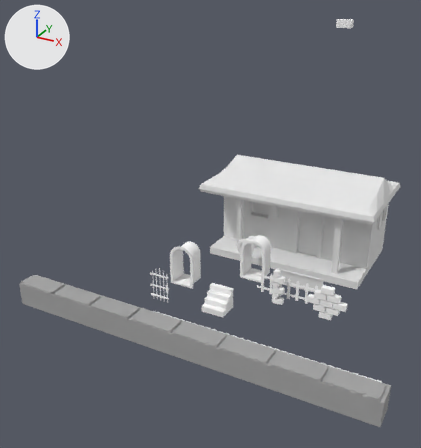
The Blender file assets/architecture.blend: old version first, new version second.
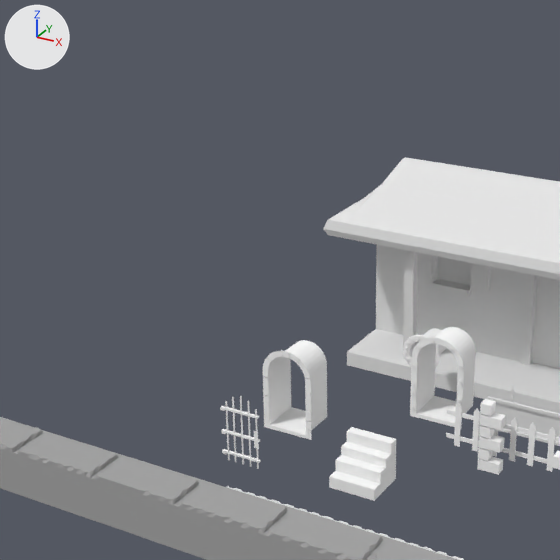
Old and new are each drawn whole from a 50 mm lens placed at (10.35, -21.83, 13.45), pointed at (-1.62, -0.06, 2.57) and again close up on the part from 11% to 74% of the width and 18% to 77% of the height. Arrows for +X, +Y and +Z are at upper left; the lights stay in place.

Names of what the first close-up shows: 'ArchMetal01', 'ArchStone01', 'CornerStone01', 'Gate01', 'Hut', 'PicketFence', 'Sign1', 'StairsStone', 'stoneTier'.
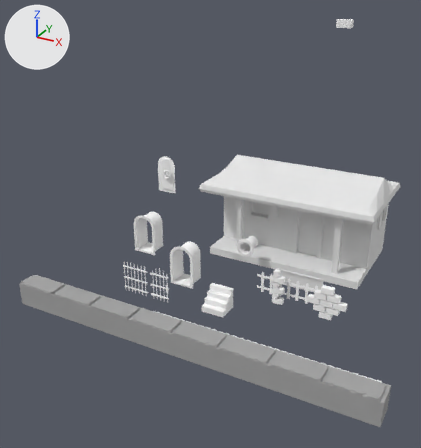
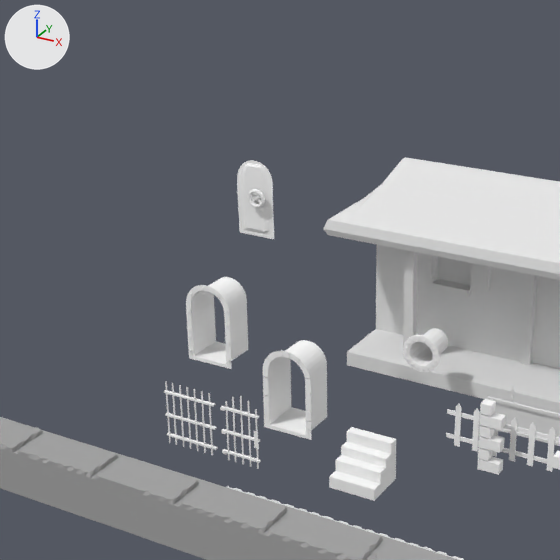
What differs and where, as boxes [x1, y1, x2, y2] in the close-ups (560 x 560 px):
'ArchMetal01', moved
    before: [410, 327, 476, 427]
    after: [186, 277, 248, 369]
'DoorMetal01', added
    after: [237, 160, 274, 239]
'Bars01', added
    after: [164, 381, 218, 455]
'Porthole1', unchanged, uncovered by the edit
    before: [403, 328, 446, 368]
    after: [403, 328, 448, 372]

Edits to the bpy script that builds the scene:
```text
Add mat_material_005:
    mat_material_005 = diffuse_material('Material.005')
    mat_material_005.base_color = (1.0, 1.0, 1.0)  # white #ffffff
Add me_cylinder_003:
    me_cylinder_003.from_pydata(...)  # 1569 vertices, 1540 faces; spans x -0.84..1.85, y -1.93..1.16, z 4.38..4.52
    me_cylinder_003.materials.append(mat_material_005)  # white #ffffff
Add me_cylinder_004:
    me_cylinder_004.from_pydata(...)  # 356 vertices, 336 faces; spans x 2.08..4.02, y -2.73..0.94, z 1.0..1.43
    me_cylinder_004.materials.append(mat_material_001)  # white #ffffff
Change ob_archmetal01:
    ob_archmetal01.location: (0.01, 1.7, 0.92) -> (-6.33, 1.7, 0.92)
Add ob_bars01:
    ob_bars01 = bpy.data.objects.new('Bars01', me_cylinder_003)
    ob_bars01.location = (-4.72, 0.03, 0.16)
    ob_bars01.rotation_euler = (1.571, 0.0, 0.0)  # degrees (90, 0, 0)
    ob_bars01.scale = (0.507, 0.507, 0.507)
Add ob_doormetal01:
    ob_doormetal01 = bpy.data.objects.new('DoorMetal01', me_cylinder_004)
    ob_doormetal01.location = (-6.33, 1.7, 4.55)
    ob_doormetal01.rotation_euler = (1.571, 0.0, 0.0)  # degrees (90, 0, 0)
    ob_doormetal01.scale = (0.507, 0.507, 0.507)
```
